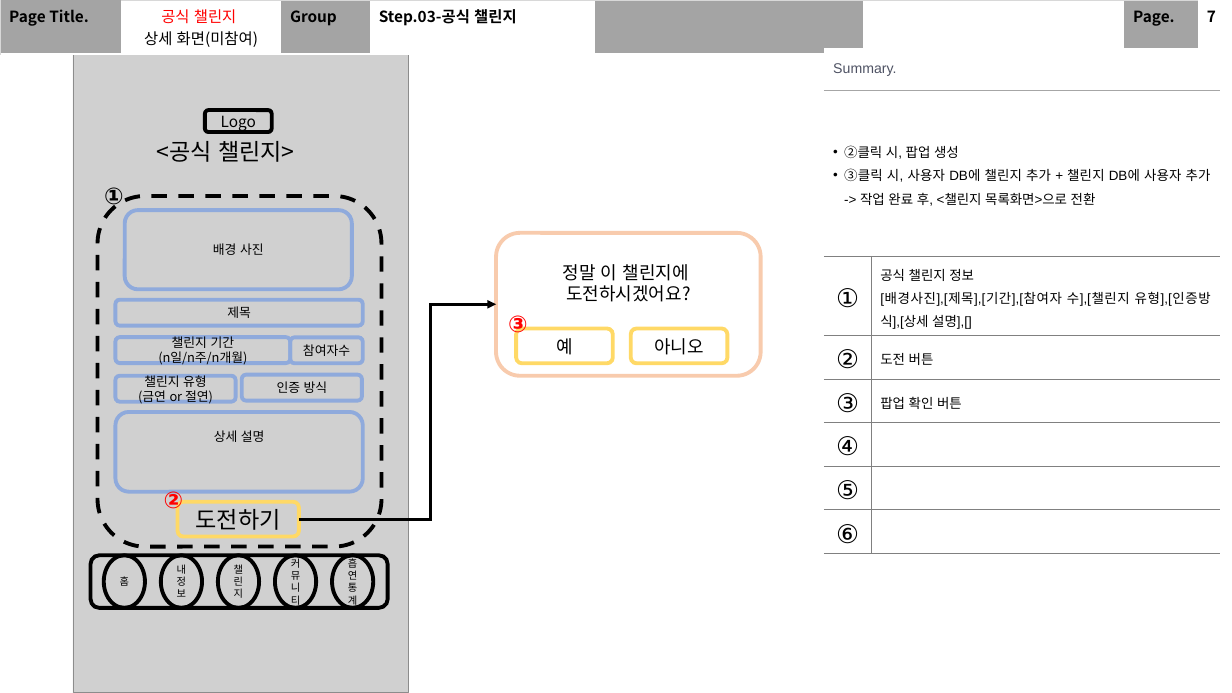
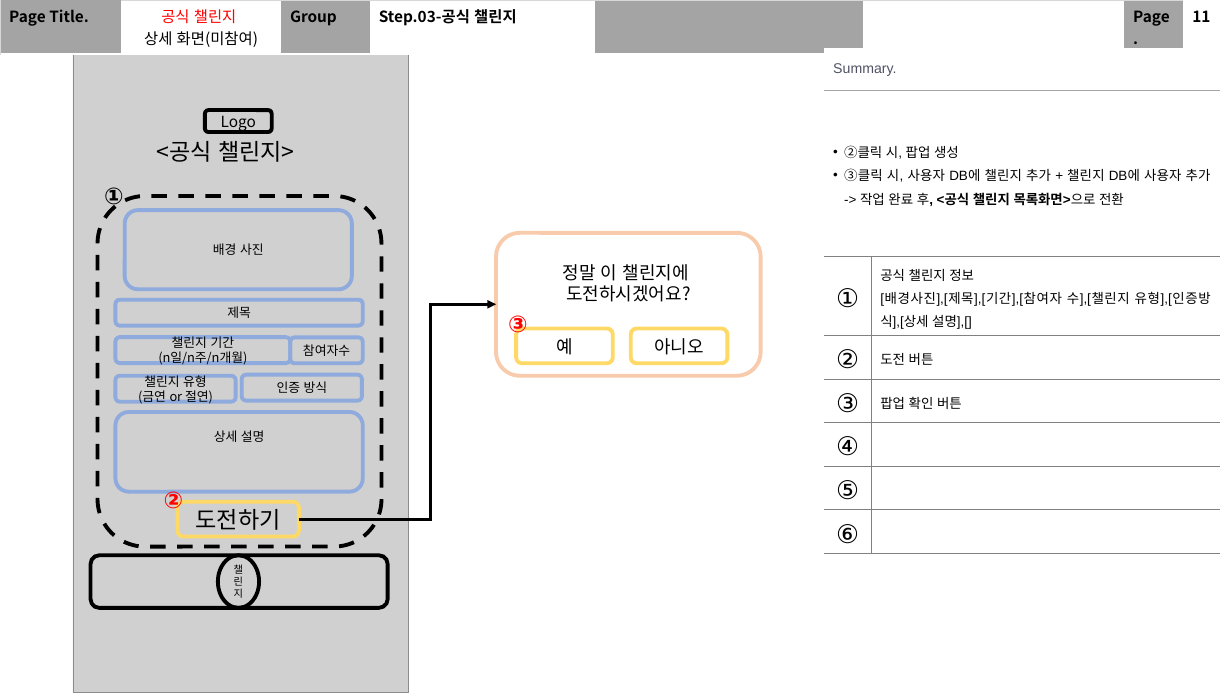
Before and after one commit to SeolMyeongJae/KSA-final-project, a slide deck: slide 13 of 06-최종산출물/UI 및 화면 설계.pptx (slide 10 before the commit). Drawn at 1232x693 pixels with LibreOffice and Linux fonts; fonts in the diff are those of the drawing; grey boxes stand for pictures. Boxes give left, top, right and bottom in pixels: in the first picture for what was removed or moved away, otherwise in the second. Text is boxed around its words. In the diff, an @@ line names an element or a change of style, - is before the commit and + after.

Commit message:
스토리보드 및 화면설계(1차 완성) Ver 0.1

```diff
--- a/06-최종산출물/UI 및 화면 설계.pptx
+++ b/06-최종산출물/UI 및 화면 설계.pptx
@@ table at (0, 0, 1232, 51) @@
-row 1, column 10: 7
+row 1, column 10: 11
@@ table at (824, 48, 1220, 548) @@
-row 2, column 1: ②클릭 시, 팝업 생성 / ③클릭 시, 사용자 DB에 챌린지 추가 + 챌린지 DB에 사용자 추가 -> 작업 완료 후, <챌린지 목록화면>으로 전환
+row 2, column 1: ②클릭 시, 팝업 생성 / ③클릭 시, 사용자 DB에 챌린지 추가 + 챌린지 DB에 사용자 추가 -> 작업 완료 후, <공식 챌린지 목록화면>으로 전환
@@ ellipse removed at (104, 555, 145, 608) @@
-홈
@@ ellipse removed at (161, 555, 202, 608) @@
-내 정보
@@ ellipse removed at (275, 555, 317, 608) @@
-커뮤니티
@@ ellipse removed at (332, 555, 373, 608) @@
-흡연통계
```
Also in this commit, not shown: 15 other slides changed, 15 slides added.
